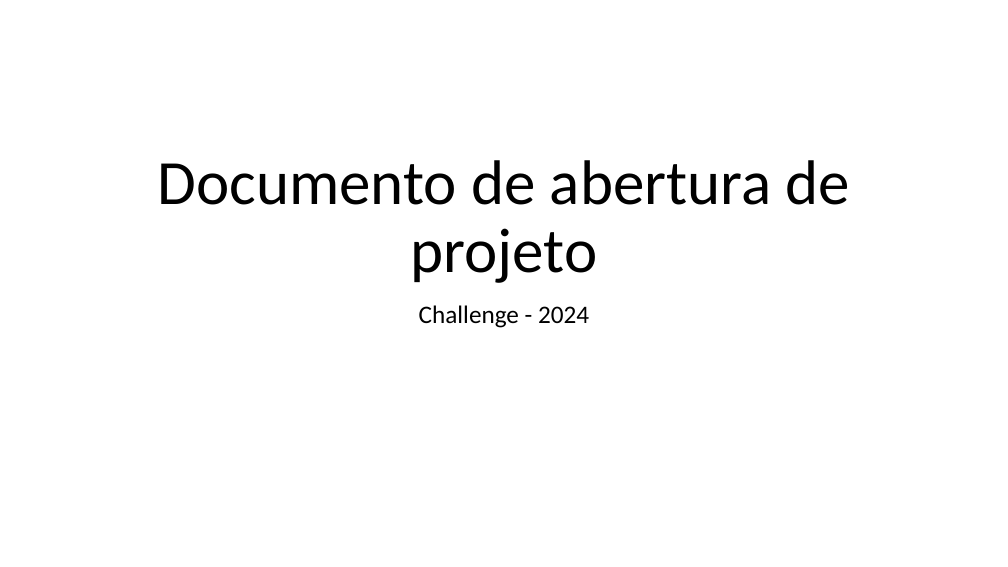
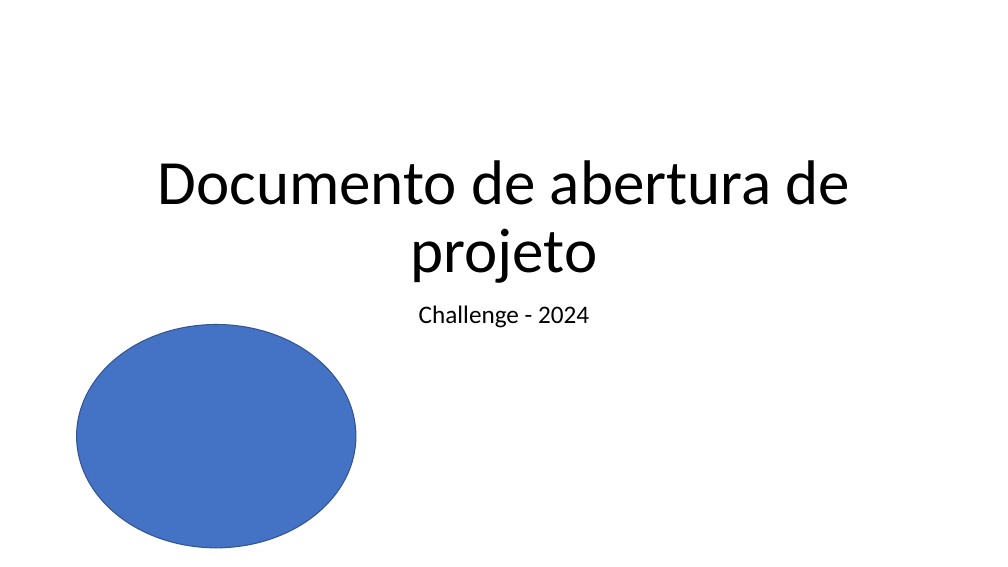
Before and after one commit to LeonardoGomess/3SIPF-ExemploGit-2024, a slide deck: slide 1 of PastaDocumentos/KickoffChallenge.pptx. Drawn at 1008x567 pixels with LibreOffice and Linux fonts; fonts in the diff are those of the drawing. Boxes give left, top, right and bottom in pixels: in the first picture for what was removed or moved away, otherwise in the second. Text is boxed around its words. In the diff, an @@ line names an element or a change of style, - is before the commit and + after.

Commit message:
2a versao do kickoff

```diff
--- a/PastaDocumentos/KickoffChallenge.pptx
+++ b/PastaDocumentos/KickoffChallenge.pptx
@@ ellipse added at (x1=76, y1=324, x2=355, y2=547), fill #4472C4, outline #325491 1 pt @@
```
